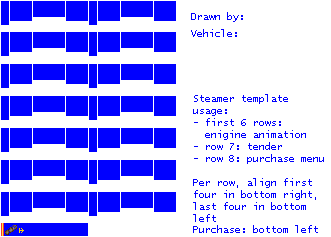
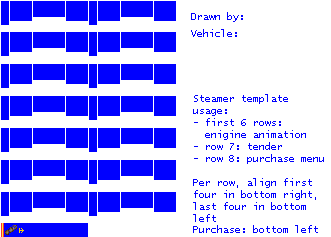
Comparing the layer stacks of the two (331, 237) images. Changes:
painted on "empty.png" over [1,236,88,237]
